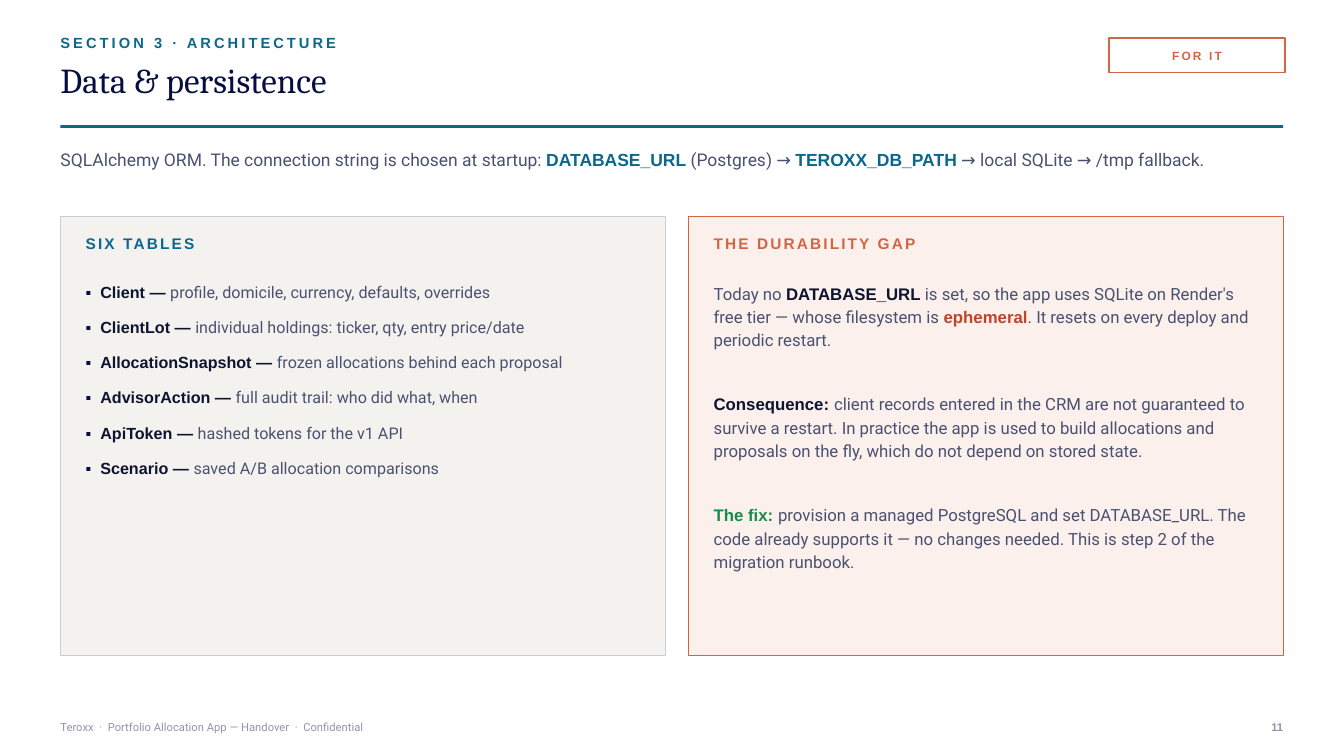
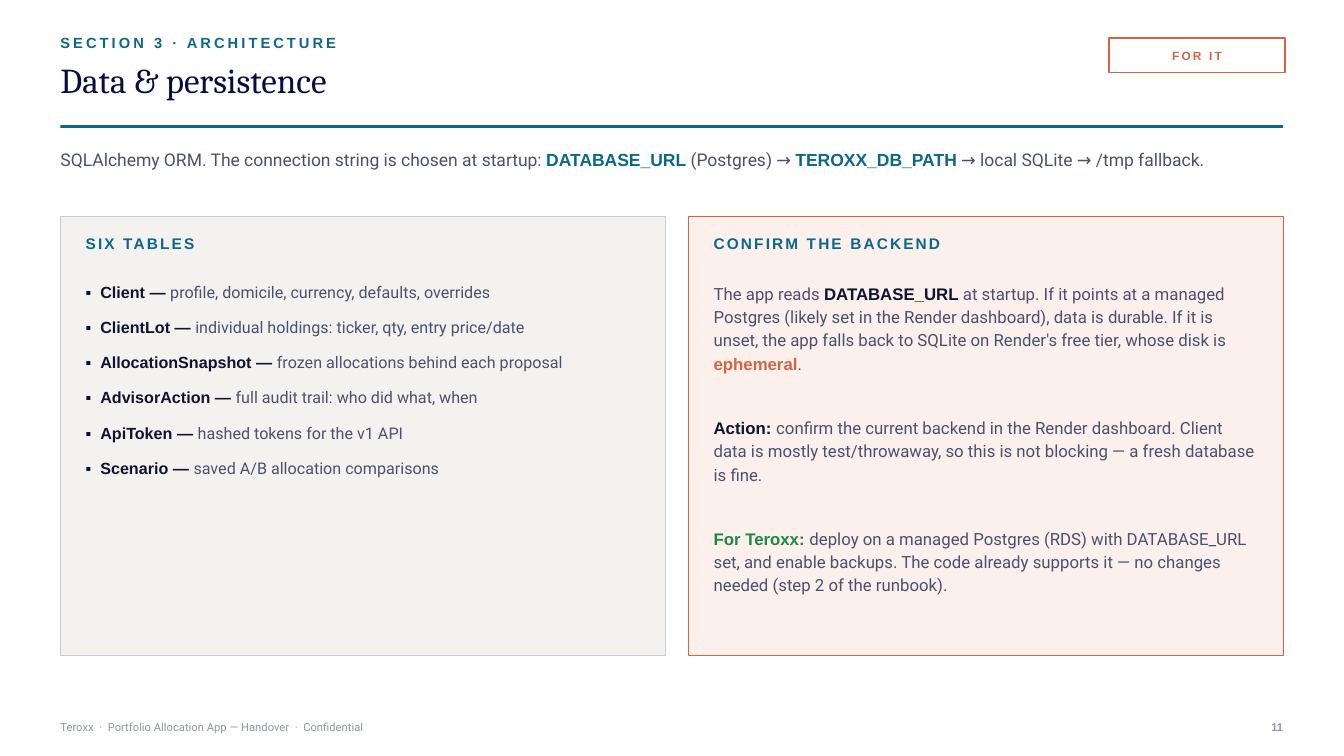
Before and after one commit to abiesaga90/teroxx-portfolio-app, a slide deck: slide 15 of handover/Teroxx_Portfolio_App_Handover.pptx. Drawn at 1344x756 pixels with LibreOffice and Linux fonts; fonts in the diff are those of the drawing. Boxes give left, top, right and bottom in pixels: in the first picture for what was removed or moved away, otherwise in the second. Text is boxed around its words. In the diff, an @@ line names an element or a change of style, - is before the commit and + after.

```diff
--- a/handover/Teroxx_Portfolio_App_Handover.pptx
+++ b/handover/Teroxx_Portfolio_App_Handover.pptx
@@ text at [714,238,940,249]: text changed; text colour #D06643 to #0B688C @@
-THE DURABILITY GAP
+CONFIRM THE BACKEND
@@ text at [714,287,1254,595]: text changed @@
-Today no DATABASE_URL is set, so the app uses SQLite on Render's free tier — whose filesystem is ephemeral. It resets on every deploy and periodic restart.
-Consequence: client records entered in the CRM are not guaranteed to survive a restart. In practice the app is used to build allocations and proposals on the fly, which do not depend on stored state.
-The fix: provision a managed PostgreSQL and set DATABASE_URL. The code already supports it — no changes needed. This is step 2 of the migration runbook.
+The app reads DATABASE_URL at startup. If it points at a managed Postgres (likely set in the Render dashboard), data is durable. If it is unset, the app falls back to SQLite on Render's free tier, whose disk is ephemeral.
+Action: confirm the current backend in the Render dashboard. Client data is mostly test/throwaway, so this is not blocking — a fresh database is fine.
+For Teroxx: deploy on a managed Postgres (RDS) with DATABASE_URL set, and enable backups. The code already supports it — no changes needed (step 2 of the runbook).
```
Also in this commit, not shown: 3 other slides changed, 3 other files.
